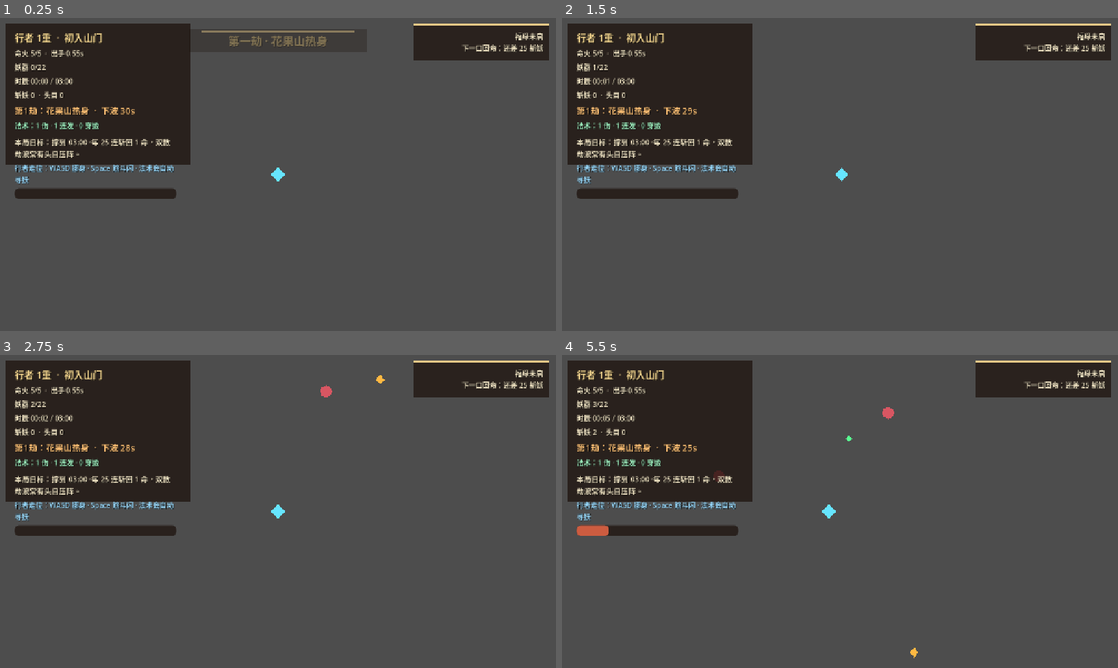
Above: before the commit, frames 1-4 (two rows, left to right).
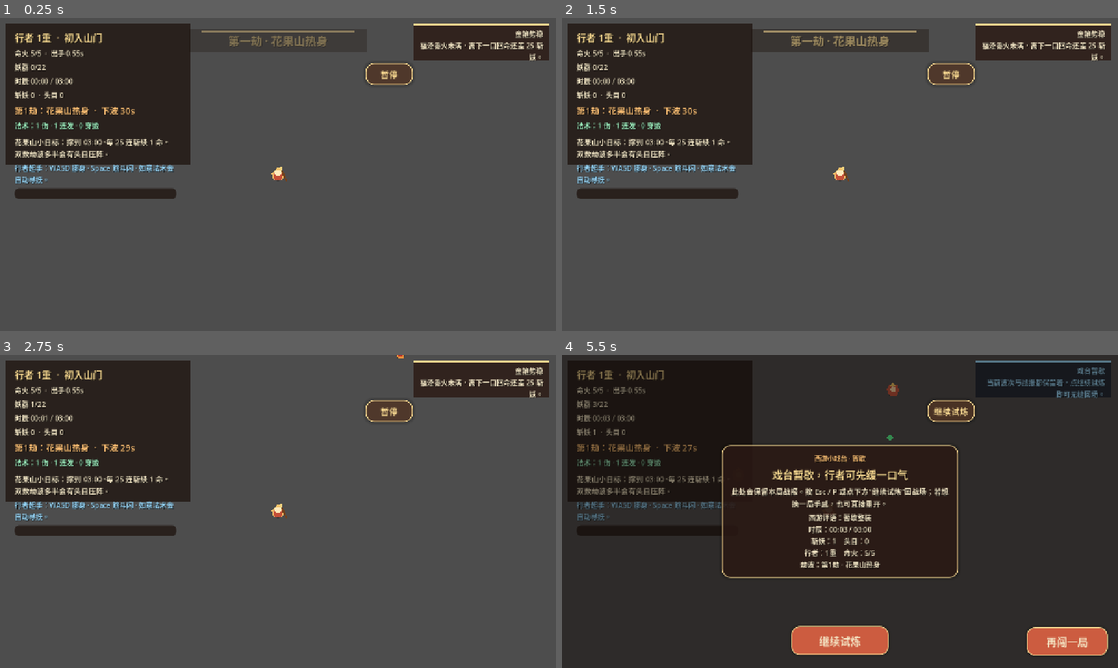
Above: after the commit, the same moments.

Repository: clhwbd/survivor-demo
Game: Godot game, scene res://scenes/main.tscn
Same seed, same stepped clock (60 frames per second), same inputs: the game is played once before the commit and once after it.
Inputs (mouse positions are in pixels of both pictures, inside the frame that each line leads up to):
- Up to frame 1 (0.25 s): no input
- Up to frame 2 (1.5 s): tap Enter at 0.5 s; move the mouse to (962, 158) at 0.52 s; hold D (move_right) 0.53-1.25 s; tap P at 0.6 s; click (962, 158) at 0.67 s; click (1067, 305) at 1.25 s, where only the run after the commit has a clickable "再闯一局"
- Up to frame 3 (2.75 s): tap R (restart_run) at 2 s; drag from (166, 527) to (250, 574) at 2.02 s
- Up to frame 4 (5.5 s): tap R (restart_run) at 2.75 s; move the mouse to (895, 442) at 2.77 s; hold D (move_right) 2.78-3.5 s; tap P at 2.85, 5.3 s; click (840, 639) at 3.5 s, where only the run after the commit has a clickable "继续试炼"; drag from (812, 574) to (840, 498) at 4.27 s; move the mouse to (1006, 558) at 5.02 s; hold A (move_left) from 5.03 s (still down); tap Keypad Enter at 5.1 s

The runs differ from the first frame. In frame 1, 2.1% of the frame differs, in the area x 2-98%, y 3-54%; in frame 2, 4.4%; in frame 3, 2.2%; in frame 4, 84%, in the area x 0-100%, y 0-100%.

Commit message:
feat: polish pause panel and xiyou battle presentation

Diff:
--- a/game/scenes/enemy_basic.tscn
+++ b/game/scenes/enemy_basic.tscn
@@ -13,6 +13,21 @@
 [node name="CollisionShape2D" type="CollisionShape2D" parent="."]
 shape = SubResource("1_collision")
 
+[node name="Shadow" type="Polygon2D" parent="."]
+position = Vector2(0, 10)
+color = Color(0.11, 0.07, 0.05, 0.28)
+polygon = PackedVector2Array(-13, -4, -8, 3, 0, 5, 8, 3, 13, -4, 0, -7)
+
 [node name="Body" type="Polygon2D" parent="."]
-color = Color(0.85098, 0.341176, 0.388235, 1)
-polygon = PackedVector2Array(0, -14, 9.8995, -9.8995, 14, 0, 9.8995, 9.8995, 0, 14, -9.8995, 9.8995, -14, 0, -9.8995, -9.8995)
+color = Color(0.776471, 0.333333, 0.231373, 1)
+polygon = PackedVector2Array(0, -14, 10, -11, 14, -1, 10, 12, 0, 15, -10, 12, -14, -1, -10, -11)
+
+[node name="Face" type="Polygon2D" parent="."]
+position = Vector2(0, -1)
+color = Color(0.996078, 0.890196, 0.690196, 0.9)
+polygon = PackedVector2Array(0, -8, 7, -3, 5, 5, -5, 5, -7, -3)
+
+[node name="Crest" type="Polygon2D" parent="."]
+position = Vector2(0, -12)
+color = Color(0.945098, 0.768627, 0.376471, 1)
+polygon = PackedVector2Array(0, -6, 6, 2, -6, 2)
--- a/game/scenes/enemy_runner.tscn
+++ b/game/scenes/enemy_runner.tscn
@@ -17,6 +17,21 @@
 [node name="CollisionShape2D" type="CollisionShape2D" parent="."]
 shape = SubResource("1_collision")
 
+[node name="Shadow" type="Polygon2D" parent="."]
+position = Vector2(0, 8)
+color = Color(0.11, 0.07, 0.05, 0.26)
+polygon = PackedVector2Array(-11, -3, -6, 3, 0, 4, 6, 3, 11, -3, 0, -6)
+
 [node name="Body" type="Polygon2D" parent="."]
-color = Color(1, 0.721569, 0.258824, 1)
-polygon = PackedVector2Array(0, -12, 10, 0, 0, 12, -10, 0)
+color = Color(0.909804, 0.556863, 0.231373, 1)
+polygon = PackedVector2Array(0, -12, 10, -3, 6, 11, -6, 11, -10, -3)
+
+[node name="Mask" type="Polygon2D" parent="."]
+position = Vector2(0, -4)
+color = Color(0.996078, 0.901961, 0.713725, 0.92)
+polygon = PackedVector2Array(0, -6, 6, -2, 4, 4, -4, 4, -6, -2)
+
+[node name="Scarf" type="Polygon2D" parent="."]
+position = Vector2(0, 2)
+color = Color(0.72549, 0.180392, 0.160784, 0.95)
+polygon = PackedVector2Array(-8, -2, 8, -2, 5, 4, -5, 4)
--- a/game/scenes/enemy_tank.tscn
+++ b/game/scenes/enemy_tank.tscn
@@ -17,6 +17,26 @@
 [node name="CollisionShape2D" type="CollisionShape2D" parent="."]
 shape = SubResource("1_collision")
 
+[node name="Shadow" type="Polygon2D" parent="."]
+position = Vector2(0, 12)
+color = Color(0.11, 0.07, 0.05, 0.30)
+polygon = PackedVector2Array(-16, -5, -10, 4, 0, 6, 10, 4, 16, -5, 0, -8)
+
 [node name="Body" type="Polygon2D" parent="."]
-color = Color(0.588235, 0.368627, 0.945098, 1)
-polygon = PackedVector2Array(0, -18, 14, -12, 18, 0, 14, 12, 0, 18, -14, 12, -18, 0, -14, -12)
+color = Color(0.509804, 0.278431, 0.168627, 1)
+polygon = PackedVector2Array(0, -18, 15, -12, 18, 2, 13, 15, 0, 19, -13, 15, -18, 2, -15, -12)
+
+[node name="Armor" type="Polygon2D" parent="."]
+position = Vector2(0, 1)
+color = Color(0.94902, 0.807843, 0.486275, 0.95)
+polygon = PackedVector2Array(0, -11, 11, -6, 10, 7, 0, 11, -10, 7, -11, -6)
+
+[node name="Mask" type="Polygon2D" parent="."]
+position = Vector2(0, -4)
+color = Color(1, 0.929412, 0.760784, 0.9)
+polygon = PackedVector2Array(0, -7, 7, -2, 5, 4, -5, 4, -7, -2)
+
+[node name="Crown" type="Polygon2D" parent="."]
+position = Vector2(0, -15)
+color = Color(0.835294, 0.282353, 0.215686, 1)
+polygon = PackedVector2Array(-9, 3, -4, -5, 0, 1, 4, -5, 9, 3)
--- a/game/scenes/main.tscn
+++ b/game/scenes/main.tscn
@@ -199,10 +199,10 @@
 anchor_top = 0.5
 anchor_right = 0.5
 anchor_bottom = 0.5
-offset_left = -240.0
-offset_top = -94.0
-offset_right = 240.0
-offset_bottom = 94.0
+offset_left = -272.0
+offset_top = -124.0
+offset_right = 272.0
+offset_bottom = 124.0
 grow_horizontal = 2
 grow_vertical = 2
 
@@ -215,6 +215,10 @@
 [node name="VBoxContainer" type="VBoxContainer" parent="HUD/FocusOverlay/PanelContainer/MarginContainer"]
 theme_override_constants/separation = 8
 
+[node name="BadgeLabel" type="Label" parent="HUD/FocusOverlay/PanelContainer/MarginContainer/VBoxContainer"]
+horizontal_alignment = 1
+text = "花果山戏报"
+
 [node name="TitleLabel" type="Label" parent="HUD/FocusOverlay/PanelContainer/MarginContainer/VBoxContainer"]
 horizontal_alignment = 1
 text = "轻点戏台，唤醒身法"
@@ -223,6 +227,12 @@
 autowrap_mode = 3
 horizontal_alignment = 1
 text = "网页端首次进入或浏览器失焦后，需要先点一下游戏画面。"
+
+[node name="SummaryLabel" type="Label" parent="HUD/FocusOverlay/PanelContainer/MarginContainer/VBoxContainer"]
+visible = false
+autowrap_mode = 3
+horizontal_alignment = 1
+text = "评语：初试身手\n时辰：00:00 / 03:00\n斩妖：0    头目：0\n行者：1重    命火：5/5\n劫波：第1劫 · 花果山热身"
 
 [node name="RestartButton" type="Button" parent="HUD"]
 visible = false
@@ -239,6 +249,32 @@
 grow_vertical = 0
 text = "再闯一局"
 
+[node name="ContinueButton" type="Button" parent="HUD"]
+visible = false
+anchors_preset = 14
+anchor_left = 0.5
+anchor_top = 1.0
+anchor_right = 0.5
+anchor_bottom = 1.0
+offset_left = -112.0
+offset_top = -96.0
+offset_right = 112.0
+offset_bottom = -30.0
+grow_horizontal = 2
+grow_vertical = 0
+text = "继续试炼"
+
+[node name="PauseButton" type="Button" parent="HUD"]
+anchors_preset = 1
+anchor_left = 1.0
+anchor_right = 1.0
+offset_left = -438.0
+offset_top = 104.0
+offset_right = -330.0
+offset_bottom = 154.0
+grow_horizontal = 0
+text = "暂停"
+
 [node name="TouchJoystick" type="Control" parent="HUD"]
 visible = false
 custom_minimum_size = Vector2(180, 180)
--- a/game/scenes/player.tscn
+++ b/game/scenes/player.tscn
@@ -11,9 +11,40 @@
 [node name="CollisionShape2D" type="CollisionShape2D" parent="."]
 shape = SubResource("1_collision")
 
+[node name="Shadow" type="Polygon2D" parent="."]
+position = Vector2(0, 10)
+color = Color(0.11, 0.07, 0.05, 0.32)
+polygon = PackedVector2Array(-13, -4, -8, 3, 0, 5, 8, 3, 13, -4, 0, -7)
+
 [node name="Body" type="Polygon2D" parent="."]
-color = Color(0.4, 0.9, 1, 1)
-polygon = PackedVector2Array(0, -16, 16, 0, 0, 16, -16, 0)
+color = Color(0.956863, 0.768627, 0.423529, 1)
+polygon = PackedVector2Array(0, -16, 15, -2, 10, 14, -10, 14, -15, -2)
+
+[node name="Cape" type="Polygon2D" parent="."]
+position = Vector2(0, 2)
+color = Color(0.760784, 0.266667, 0.203922, 0.92)
+polygon = PackedVector2Array(0, -12, 11, -2, 8, 12, -8, 12, -11, -2)
+
+[node name="Headband" type="Polygon2D" parent="."]
+position = Vector2(0, -9)
+color = Color(0.929412, 0.858824, 0.580392, 1)
+polygon = PackedVector2Array(-9, -2, 9, -2, 8, 2, -8, 2)
+
+[node name="Face" type="Polygon2D" parent="."]
+position = Vector2(0, -3)
+color = Color(1, 0.921569, 0.741176, 1)
+polygon = PackedVector2Array(0, -9, 8, -3, 6, 5, -6, 5, -8, -3)
+
+[node name="Staff" type="Polygon2D" parent="."]
+position = Vector2(13, 0)
+rotation = -0.42
+color = Color(0.45098, 0.254902, 0.109804, 1)
+polygon = PackedVector2Array(-2, -16, 2, -16, 2, 16, -2, 16)
+
+[node name="StaffTip" type="Polygon2D" parent="Staff"]
+position = Vector2(0, -15)
+color = Color(0.94902, 0.827451, 0.494118, 1)
+polygon = PackedVector2Array(-4, -3, 4, -3, 2, 3, -2, 3)
 
 [node name="Camera2D" type="Camera2D" parent="."]
 enabled = true
--- a/game/scripts/main.gd
+++ b/game/scripts/main.gd
@@ -55,6 +55,7 @@
 var wave_index: int = 1
 var game_over: bool = false
 var demo_clear: bool = false
+var pause_requested: bool = false
 var _last_health: int = -1
 var _last_level: int = 1
 var _browser_hint_acknowledged: bool = false
@@ -82,14 +83,20 @@
 @onready var hud_objective: Label = $HUD/MarginContainer/VBoxContainer/ObjectiveLabel
 @onready var hud_tip: Label = $HUD/MarginContainer/VBoxContainer/TipLabel
 @onready var hud_xp_bar: ProgressBar = $HUD/MarginContainer/VBoxContainer/XPBar
+@onready var status_card_bg: ColorRect = $HUD/StatusCardBg
+@onready var status_card_accent: ColorRect = $HUD/StatusCardAccent
 @onready var status_label: Label = $HUD/StatusLabel
 @onready var banner_backing: ColorRect = $HUD/TopCenter/BannerBacking
 @onready var banner_accent: ColorRect = $HUD/TopCenter/BannerAccent
 @onready var banner_label: Label = $HUD/TopCenter/BannerLabel
 @onready var focus_overlay: Control = $HUD/FocusOverlay
+@onready var focus_badge: Label = $HUD/FocusOverlay/PanelContainer/MarginContainer/VBoxContainer/BadgeLabel
 @onready var focus_title: Label = $HUD/FocusOverlay/PanelContainer/MarginContainer/VBoxContainer/TitleLabel
 @onready var focus_detail: Label = $HUD/FocusOverlay/PanelContainer/MarginContainer/VBoxContainer/DetailLabel
+@onready var summary_label: Label = $HUD/FocusOverlay/PanelContainer/MarginContainer/VBoxContainer/SummaryLabel
 @onready var restart_button: Button = $HUD/RestartButton
+@onready var continue_button: Button = $HUD/ContinueButton
+@onready var pause_button: Button = $HUD/PauseButton
 @onready var joystick: Control = $HUD/TouchJoystick
 @onready var dash_button: Button = $HUD/DashButton
 @onready var mobile_hint_bg: ColorRect = $HUD/MobileHintBg
@@ -97,6 +104,7 @@
 
 func _ready() -> void:
 	randomize()
+	process_mode = Node.PROCESS_MODE_ALWAYS
 
 	if enemy_scene == null:
 		enemy_scene = load("res://scenes/enemy_basic.tscn")
@@ -134,8 +142,20 @@
 		dash_button.pressed.connect(_on_dash_button_pressed)
 	if restart_button != null:
 		restart_button.pressed.connect(_reload_scene)
+	if continue_button != null:
+		continue_button.pressed.connect(_resume_run)
+	if pause_button != null:
+		pause_button.pressed.connect(_toggle_pause)
 	if player_camera != null:
 		_camera_base_offset = player_camera.offset
+	if focus_overlay != null:
+		focus_overlay.process_mode = Node.PROCESS_MODE_WHEN_PAUSED
+	if restart_button != null:
+		restart_button.process_mode = Node.PROCESS_MODE_WHEN_PAUSED
+	if continue_button != null:
+		continue_button.process_mode = Node.PROCESS_MODE_WHEN_PAUSED
+	if pause_button != null:
+		pause_button.process_mode = Node.PROCESS_MODE_WHEN_PAUSED
 
 	_on_player_xp_changed(player.xp, player.xp_to_next, player.level)
 	_on_player_stats_changed(player.health, player.max_health, player.level)
@@ -150,7 +170,7 @@
 	print("survivor-demo polished demo ready")
 
 func _process(delta: float) -> void:
-	if not game_over and not demo_clear:
+	if not pause_requested and not game_over and not demo_clear:
 		elapsed_time += delta
 		_update_difficulty()
 		_update_wave_progress()
@@ -159,6 +179,8 @@
 	_update_enemy_count()
 	_update_meta_hud()
 	_update_focus_overlay()
+	_update_status_card()
+	_update_pause_button()
 	_update_camera_feedback(delta)
 
 func _input(event: InputEvent) -> void:
@@ -175,7 +197,11 @@
 			_browser_hint_acknowledged = false
 
 func _unhandled_input(event: InputEvent) -> void:
-	if (game_over or demo_clear) and event.is_action_pressed("restart_run"):
+	if event is InputEventKey and event.pressed and not event.echo:
+		if event.keycode == KEY_ESCAPE or event.keycode == KEY_P:
+			_toggle_pause()
+			return
+	if (game_over or demo_clear or pause_requested) and event.is_action_pressed("restart_run"):
 		_reload_scene()
 
 func _setup_web_ui() -> void:
@@ -192,19 +218,35 @@
 		focus_overlay.mouse_filter = Control.MOUSE_FILTER_IGNORE
 	if restart_button != null:
 		restart_button.visible = false
+	if continue_button != null:
+		continue_button.visible = false
 
 func _update_focus_overlay() -> void:
 	if focus_overlay == null or focus_title == null or focus_detail == null:
 		return
 	var overlay_visible := false
-	if game_over:
+	var badge_text := "花果山戏报"
+	if pause_requested:
 		overlay_visible = true
+		badge_text = "西游小戏台 · 暂歇"
+		focus_title.text = "戏台暂歇，行者可先缓一口气"
+		focus_detail.text = "此处会保留本局战报。按 Esc / P 或点下方“继续试炼”回战场；若想换一局手感，也可直接重开。"
+		if summary_label != null:
+			summary_label.text = _build_run_summary("暂歇整装")
+	elif game_over:
+		overlay_visible = true
+		badge_text = "花果山战报 · 败阵"
 		focus_title.text = "此局止步，行者请再整旗鼓"
-		focus_detail.text = "本局斩妖 %d，头目来袭 %d 次。按 R 或点右下角“再闯一局”，立刻重开。" % [kill_count, _elites_spawned_total]
+		focus_detail.text = "本局斩妖 %d，头目来袭 %d 次。按 R 或点“再闯一局”，马上回到花果山继续清妖。" % [kill_count, _elites_spawned_total]
+		if summary_label != null:
+			summary_label.text = _build_run_summary(_get_settlement_title(false))
 	elif demo_clear:
 		overlay_visible = true
+		badge_text = "花果山战报 · 通关"
 		focus_title.text = "三分钟试炼已过，花果山喝彩"
-		focus_detail.text = "你已撑过 %02d:%02d，当前修为 %d 重。按 R 或点右下角按钮，可继续复盘手感。" % [int(elapsed_time) / 60, int(elapsed_time) % 60, player.level]
+		focus_detail.text = "你已撑过 %02d:%02d，当前修为 %d 重。按 R 或点按钮再走一遭，还能继续压更高斩妖分数。" % [int(elapsed_time) / 60, int(elapsed_time) % 60, player.level]
+		if summary_label != null:
+			summary_label.text = _build_run_summary(_get_settlement_title(true))
 	else:
 		var needs_hint := false
 		if OS.has_feature("web"):
@@ -213,9 +255,22 @@
 				needs_hint = true
 		overlay_visible = needs_hint
 		if needs_hint:
+			badge_text = "西游小戏台 · 开场"
 			focus_title.text = "轻点戏台，唤醒身法"
-			focus_detail.text = "网页端首次进入或浏览器失焦后，需要先点一下游戏画面。\n桌面端：WASD 走位、Space 闪身；手机端：左下摇杆走位、右下按钮闪身。"
+			focus_detail.text = "网页端首次进入或浏览器失焦后，需要先点一下游戏画面。\n桌面端：WASD 走位、Space 筋斗闪；手机端：左下摇杆走位、右下按钮闪身。"
+	if focus_badge != null:
+		focus_badge.text = badge_text
+	if summary_label != null:
+		summary_label.visible = pause_requested or game_over or demo_clear
+		if not summary_label.visible:
+			summary_label.text = ""
 	focus_overlay.visible = overlay_visible
+	if continue_button != null:
+		continue_button.visible = pause_requested
+	if restart_button != null:
+		restart_button.visible = pause_requested or game_over or demo_clear
+	if pause_button != null:
+		pause_button.visible = not game_over and not demo_clear
 
 func _update_difficulty() -> void:
 	var next_stage := int(floor(elapsed_time / difficulty_step_seconds))
@@ -373,7 +428,7 @@
 	xp_orb.set("target", player)
 	xp_orb.set("magnet_distance", 110.0 + player.level * 6.0 + (18.0 if enemy != null and bool(enemy.get("is_elite")) else 0.0))
 	xp_orb.set("move_speed", 180.0 + player.level * 7.0)
-	pickups.add_child(xp_orb)
+	pickups.call_deferred("add_child", xp_orb)
 
 func _on_player_xp_changed(current_xp: int, xp_to_next: int, level: int) -> void:
 	attack_timer.wait_time = maxf(0.14, attack_interval - (level - 1) * 0.02)
@@ -433,6 +488,7 @@
 	spawn_timer.stop()
 	attack_timer.stop()
 	hud_tip.text = "功行散尽 · 按 R 或点右下再闯一局"
+	_set_pause_state(false)
 	_show_banner("此局止步 · 斩妖 %d" % kill_count)
 	_add_camera_shake(12.0, 0.28)
 	if restart_button != null:
@@ -445,6 +501,7 @@
 	spawn_timer.stop()
 	attack_timer.stop()
 	hud_tip.text = "试炼通关 · 按 R 或点右下再走一遭"
+	_set_pause_state(false)
 	_show_banner("大圣护场 · 存活 %02d:%02d" % [int(elapsed_time) / 60, int(elapsed_time) % 60])
 	_add_camera_shake(10.0, 0.35)
 	if restart_button != null:
@@ -461,38 +518,60 @@
 	hud_timer.text = "时辰 %02d:%02d / %02d:%02d" % [minutes, seconds, int(demo_goal_seconds) / 60, int(demo_goal_seconds) % 60]
 	hud_kills.text = "斩妖 %d  ·  头目 %d" % [kill_count, _elites_spawned_total]
 	hud_wave.text = "第%d劫：%s  ·  下波 %02ds" % [wave_index, _get_wave_title(wave_index), next_wave_in]
-	hud_objective.text = "本局目标：撑到 %02d:%02d。每 25 连斩回 1 命，双数劫波常有头目压阵。" % [int(demo_goal_seconds) / 60, int(demo_goal_seconds) % 60]
+	hud_objective.text = "花果山小目标：撑到 %02d:%02d。每 25 连斩续 1 命，双数劫波多半会有头目压阵。" % [int(demo_goal_seconds) / 60, int(demo_goal_seconds) % 60]
 
 func _update_status_card() -> void:
 	if status_label == null:
 		return
 	var next_heal_goal := (_heals_awarded_by_kills + 1) * 25
 	var kills_to_heal := maxi(0, next_heal_goal - kill_count)
-	var status_title := "福泽未满"
-	var status_detail := "下一口回命：还差 %d 斩妖" % kills_to_heal
+	var status_title := "金箍势稳"
+	var status_detail := "福泽香火未满，离下一口回命还差 %d 斩妖。" % kills_to_heal
 	var status_color := HUD_PAPER
+	var accent_color := HUD_GOLD
+	var background_color := HUD_PANEL
 	if game_over:
-		status_title = "此局止步"
-		status_detail = "按 R / 按钮重开，继续试手感"
+		status_title = "败阵回看"
+		status_detail = "本局招式已经记下，按 R / 按钮重开，再试一套更顺的走位。"
 		status_color = HUD_DANGER
+		accent_color = HUD_DANGER
+		background_color = Color(0.22, 0.08, 0.08, 0.82)
 	elif demo_clear:
-		status_title = "试炼已过"
-		status_detail = "可立刻再闯一局，继续压分"
+		status_title = "大圣喝彩"
+		status_detail = "三分钟试炼已过，可立刻再闯一局，继续冲更高斩妖与修为。"
 		status_color = HUD_MINT
+		accent_color = HUD_MINT
+		background_color = Color(0.10, 0.16, 0.12, 0.82)
+	elif pause_requested:
+		status_title = "戏台暂歇"
+		status_detail = "当前波次与战报都保留着，点继续试炼即可无缝回场。"
+		status_color = HUD_SKY
+		accent_color = HUD_SKY
+		background_color = Color(0.08, 0.12, 0.18, 0.82)
 	elif player.health <= 2:
 		status_title = "命火告急"
-		status_detail = "先筋斗闪拉位，再捡修为球续命"
+		status_detail = "先筋斗闪拉位，再收修为球续命；这局别跟妖群硬换。"
 		status_color = HUD_DANGER
+		accent_color = HUD_DANGER
+		background_color = Color(0.22, 0.08, 0.08, 0.82)
 	elif wave_index >= 5:
-		status_title = "终局压阵"
-		status_detail = "优先避开重装贴脸，留筋斗闪穿包围"
+		status_title = "火云压阵"
+		status_detail = "终局妖潮已起：先避重装贴脸，留一段筋斗闪穿出包围。"
 		status_color = HUD_WARNING
+		accent_color = HUD_WARNING
+		background_color = Color(0.20, 0.12, 0.05, 0.82)
 	elif kills_to_heal <= 5:
 		status_title = "福泽将满"
-		status_detail = "再斩 %d 妖即可回 1 命" % kills_to_heal
+		status_detail = "再斩 %d 妖，就有一口回命香火续上。" % kills_to_heal
 		status_color = HUD_MINT
+		accent_color = HUD_MINT
+		background_color = Color(0.10, 0.16, 0.12, 0.82)
 	status_label.text = "%s\n%s" % [status_title, status_detail]
 	status_label.add_theme_color_override("font_color", status_color)
+	if status_card_accent != null:
+		status_card_accent.color = accent_color
+	if status_card_bg != null:
+		status_card_bg.color = background_color
 
 func _spawn_popup(world_position: Vector2, text_value: String, color_value: Color) -> void:
 	if damage_popup_scene == null:
@@ -535,20 +614,26 @@
 func _update_tip_text() -> void:
 	if game_over or demo_clear:
 		return
-	var tip := "行者走位：WASD 挪身 · Space 筋斗闪 · 法术会自动寻妖"
+	var tip := "行者起手：WASD 挪身 · Space 筋斗闪 · 如意法术会自动寻妖。"
 	if OS.has_feature("web"):
-		tip = "网页端先轻点画面，再用 WASD / 摇杆走位；Space / 右下按钮可筋斗闪。"
-	if player.health <= 2:
-		tip = "命火将熄：先闪身穿妖群，吃修为球冲等级，别硬站着换血。"
-	elif wave_index >= 4:
-		tip = "妖潮已起：重装妖先拉开，再回头清小怪，别贪一口气吃满伤害。"
+		tip = "网页端先轻点画面，再用 WASD / 摇杆走位；Space / 右下按钮可使筋斗闪。"
+	if pause_requested:
+		tip = "戏台暂歇中：继续试炼会原地接回，不会丢当前节奏。"
+	elif player.health <= 2:
+		tip = "命火将熄：先闪身穿妖群，收修为球冲等级，别跟贴脸怪硬换。"
+	elif wave_index >= 5:
+		tip = "火云压阵：先拆边路、躲重装，再回头收尾，筋斗闪尽量留给穿围。"
+	elif wave_index >= 3:
+		tip = "妖潮转急：看见头目先拉开半步，再借自动法术慢慢磨。"
 	hud_tip.text = tip
 	if mobile_hint != null:
-		var mobile_text := "左下摇杆走位\n右下筋斗闪穿怪\nR / 按钮可再开一局"
-		if player.health <= 2:
+		var mobile_text := "左下摇杆走位\n右下筋斗闪穿怪\n暂停/重开都在右侧"
+		if pause_requested:
+			mobile_text = "戏台暂歇中\n点继续试炼回场\n战报会原样保留"
+		elif player.health <= 2:
 			mobile_text = "命火告急先走位\n筋斗闪穿包围\n吃修为球补节奏"
 		elif wave_index >= 5:
-			mobile_text = "终局别贪站撸\n留筋斗闪过重装\n清边路再回头收尾"
+			mobile_text = "火云压阵别贪站撸\n留筋斗闪过重装\n清边路再回头收尾"
 		mobile_hint.text = mobile_text
 
 func _get_spawn_position() -> Vector2:
@@ -589,7 +674,61 @@
 		_camera_shake_strength = 0.0
 		player_camera.offset = player_camera.offset.lerp(_camera_base_offset, delta * 12.0)
 
+func _toggle_pause() -> void:
+	if game_over or demo_clear:
+		return
+	_set_pause_state(not pause_requested)
+
+func _resume_run() -> void:
+	_set_pause_state(false)
+
+func _set_pause_state(should_pause: bool) -> void:
+	pause_requested = should_pause
+	get_tree().paused = should_pause
+	if pause_button != null:
+		pause_button.text = "继续试炼" if should_pause else "暂停"
+	_update_focus_overlay()
+
+func _update_pause_button() -> void:
+	if pause_button == null:
+		return
+	pause_button.text = "继续试炼" if pause_requested else "暂停"
+	pause_button.disabled = game_over or demo_clear
+
+func _get_settlement_title(cleared: bool) -> String:
+	if cleared:
+		if kill_count >= 180:
+			return "大圣巡山"
+		if kill_count >= 140:
+			return "金箍镇场"
+		return "山门守成"
+	if kill_count >= 120:
+		return "披挂再战"
+	if wave_index >= 5:
+		return "火云鏖战"
+	if wave_index >= 3:
+		return "流沙试锋"
+	return "花果山试手"
+
+func _build_run_summary(title_text: String) -> String:
+	var total_seconds := int(elapsed_time)
+	return "西游评语：%s\n时辰：%02d:%02d / %02d:%02d\n斩妖：%d    头目：%d\n行者：%d重    命火：%d/%d\n劫波：第%d劫 · %s" % [
+		title_text,
+		int(total_seconds / 60),
+		total_seconds % 60,
+		int(demo_goal_seconds) / 60,
+		int(demo_goal_seconds) % 60,
+		kill_count,
+		_elites_spawned_total,
+		player.level,
+		player.health,
+		player.max_health,
+		wave_index,
+		_get_wave_title(wave_index)
+	]
+
 func _reload_scene() -> void:
+	get_tree().paused = false
 	get_tree().reload_current_scene()
 
 func _get_wave_title(index: int) -> String:
@@ -672,8 +811,10 @@
 		hud_tip: HUD_SKY,
 		status_label: HUD_PAPER,
 		banner_label: HUD_GOLD,
+		focus_badge: HUD_WARNING,
 		focus_title: HUD_GOLD,
 		focus_detail: HUD_PAPER,
+		summary_label: HUD_PAPER,
 		mobile_hint: HUD_PAPER
 	}
 
@@ -691,8 +832,10 @@
 	hud_tip.add_theme_font_size_override("font_size", 16)
 	status_label.add_theme_font_size_override("font_size", 16)
 	banner_label.add_theme_font_size_override("font_size", 26)
+	focus_badge.add_theme_font_size_override("font_size", 15)
 	focus_title.add_theme_font_size_override("font_size", 24)
 	focus_detail.add_theme_font_size_override("font_size", 17)
+	summary_label.add_theme_font_size_override("font_size", 16)
 	mobile_hint.add_theme_font_size_override("font_size", 16)
 
 	hud_xp_bar.add_theme_stylebox_override("fill", fill_style)
@@ -705,6 +848,14 @@
 	if restart_button != null:
 		_apply_button_style(restart_button, primary_button, primary_button_hover, primary_button_pressed, primary_button_disabled)
 		restart_button.text = "再闯一局"
+	if continue_button != null:
+		_apply_button_style(continue_button, primary_button, primary_button_hover, primary_button_pressed, primary_button_disabled)
+		continue_button.text = "继续试炼"
+	if pause_button != null:
+		_apply_button_style(pause_button, panel_soft, primary_button_hover, primary_button_pressed, primary_button_disabled)
+		pause_button.text = "暂停"
+		pause_button.add_theme_color_override("font_color", HUD_GOLD)
+		pause_button.add_theme_font_size_override("font_size", 20)
 	if dash_button != null:
 		_apply_button_style(dash_button, panel_soft, primary_button_hover, primary_button_pressed, primary_button_disabled)
 		dash_button.add_theme_color_override("font_color", HUD_GOLD)
Not shown, changed: docs/ui-style-guide.md
Not shown, changed: docs/worklog.md
